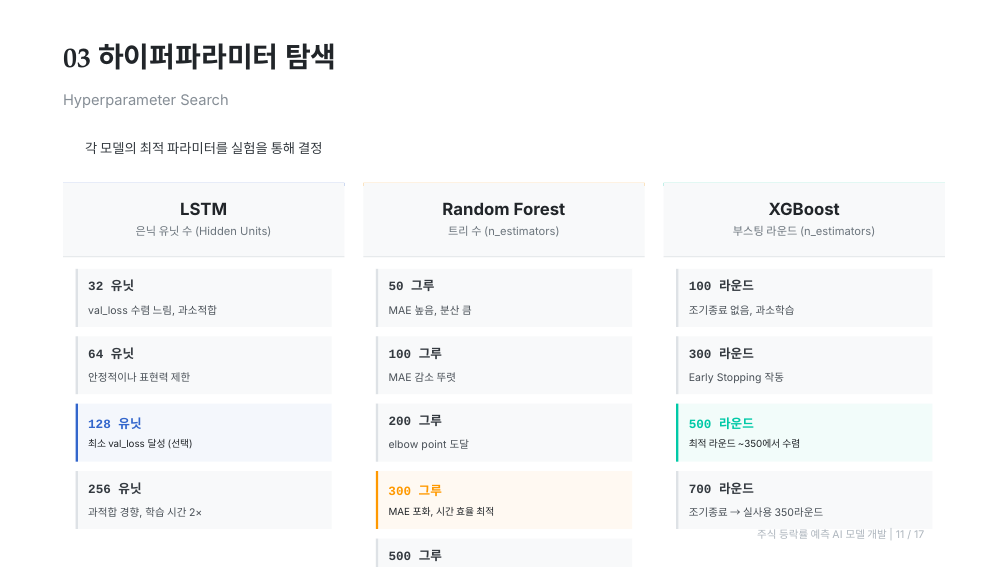
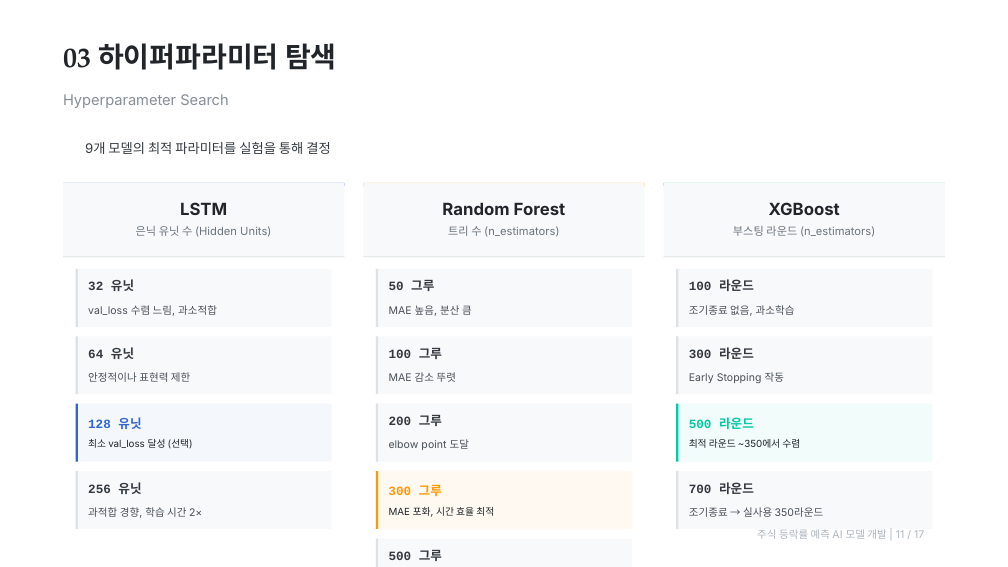
Before and after one commit to ksh1004/stock_prediction, a slide deck: slide 11 of 01_stock_prediction_report.pptx. Drawn at 1008x567 pixels with LibreOffice and Linux fonts; fonts in the diff are those of the drawing; background and template pictures are left out. Boxes give left, top, right and bottom in pixels: in the first picture for what was removed or moved away, otherwise in the second. Text is boxed around its words. In the diff, an @@ line names an element or a change of style, - is before the commit and + after.

```diff
--- a/01_stock_prediction_report.pptx
+++ b/01_stock_prediction_report.pptx
@@ text at [85, 142, 330, 154]: text changed @@
-각 모델의 최적 파라미터를 실험을 통해 결정
+9개 모델의 최적 파라미터를 실험을 통해 결정
```
Also in this commit, not shown: 5 other slides changed, 6 slides added, 1 other file.
